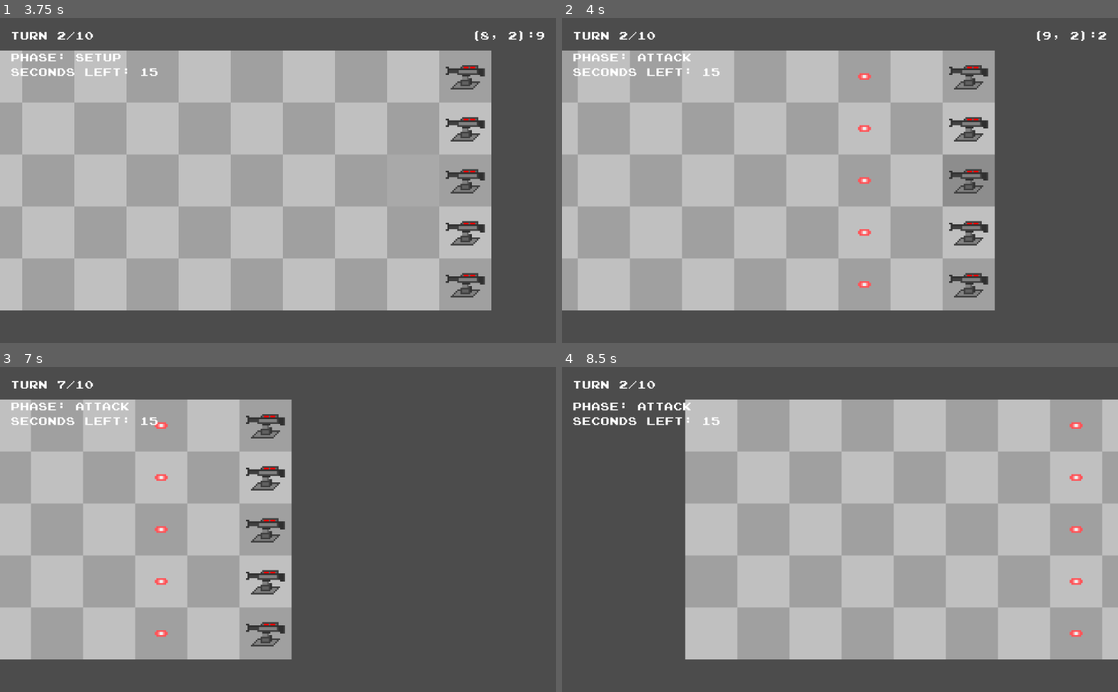
Above: before the commit, frames 1-4 (two rows, left to right).
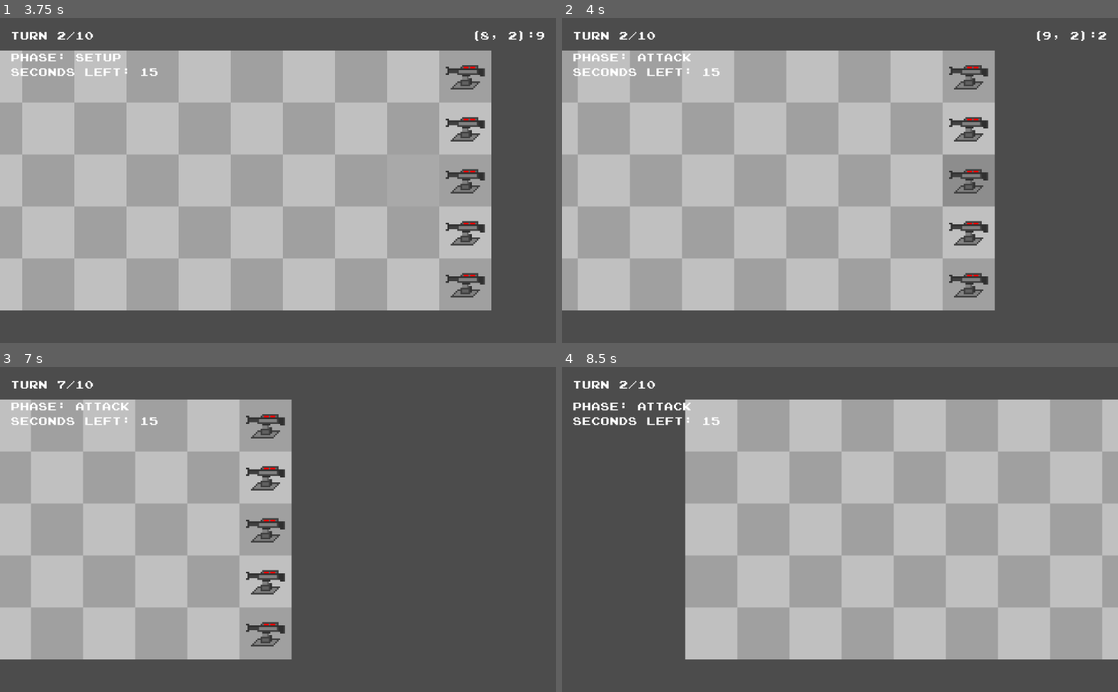
Above: after the commit, the same moments.

Repository: Exospud/Ephemera
Game: Godot game, scene res://screens/title/TitleScreen.tscn
Same seed, same stepped clock (60 frames per second), same inputs: the game is played once before the commit and once after it.
Inputs (mouse positions are in pixels of both pictures, inside the frame that each line leads up to):
- Up to frame 1 (3.75 s): click "Play" at 0.5 s; click "Back" at 1.25 s; click "Play" at 2 s; click "Test Level" at 2.75 s; tap Enter (ui_accept) at 3.5, 3.6 s; move the mouse to (400, 164) at 3.52 s; hold Right (ui_right) from 3.53 s (still down)
- Up to frame 2 (4 s): keep holding Right (ui_right); tap Enter (ui_accept) at 3.77 s
- Up to frame 3 (7 s): tap Enter (ui_accept) at 4.07, 4.35, 4.52, 4.82, 5.1, 5.85, 6.02, 6.32, 6.6, 6.77 s; move the mouse to (166, 545) at 4.27 s; release Right (ui_right) at 4.28 s; hold Down (ui_down) 4.28-5.03 s; move the mouse to (333, 458) at 5.02 s; hold Right (ui_right) 5.03-5.78 s; move the mouse to (250, 594) at 5.77 s; hold Up (ui_up) 5.78-6.53 s; move the mouse to (444, 578) at 6.52 s; hold Left (ui_left) from 6.53 s (still down)
- Up to frame 4 (8.5 s): tap Enter (ui_accept) at 7.07, 8, 8.1, 8.27 s; tap Escape (ui_cancel) at 7.15 s; release Left (ui_left) at 7.25 s; click "Restart" at 7.25 s; move the mouse to (673, 480) at 8.02 s; hold Left (ui_left) from 8.03 s (still down)

Frame 1 is identical in both runs. In frame 2, 0.2% of the frame differs, in the area x 53-56%, y 16-84%; in frame 3, 0.2%, in the area x 27-31%, y 16-84%; in frame 4, 0.2%.

Commit message:
Implemented unit attacking and win condition
+ various refactors

Diff:
--- a/game/entities/Deployable.gd
+++ b/game/entities/Deployable.gd
@@ -13,14 +13,14 @@
 
 
 ## Returns the manhattan distance between this entity and the specified cell
-func dist(cell: Vector2) -> int:
-	var diff := cell - self.cell
+func dist(target: Vector2) -> int:
+	var diff := target - self.cell
 	return int(abs(diff.x) + abs(diff.y))
 
 
 ## Sets the cell this entity is occupying, if possible
-func set_cell(cell: Vector2):
-	cell = cell.round()
-	if _level.cell_available(cell):
-		self.cell = cell;
-		position = _map.map_to_world(cell) + _map.cell_size * 0.5
+func set_cell(target: Vector2):
+	target = target.round()
+	if _level.cell_available(target):
+		self.cell = target;
+		position = _map.map_to_world(target) + _map.cell_size * 0.5
--- a/game/entities/Entity.gd
+++ b/game/entities/Entity.gd
@@ -4,13 +4,14 @@
 
 enum Alignment { FRIENDLY, NEUTRAL, ENEMY }
 
-export var max_health := 10 # set to <= 0 if entity cannot take damage
+export var max_health : int = 10 # set to <= 0 if entity cannot take damage
 export(Alignment) var alignment := Alignment.NEUTRAL
 
-onready var _health := max_health
+onready var _health : int = max_health
 onready var _level := get_parent()
 onready var _stage := _level.get_parent()
 onready var _map = $"../../Map"
+onready var sprite : Sprite = $Sprite
 
 
 ## Called when the node enters the scene tree for the first time.
@@ -29,6 +30,30 @@
 		on_death()
 
 
+func _check_bounds():
+	var despawn_buffer := 16
+	var map_size = _map.cell_size * _map.get_used_rect().size
+
+	if position.x < -(sprite.texture.get_width() + despawn_buffer):
+		on_death()
+	if position.y < -(sprite.texture.get_height() + despawn_buffer):
+		on_death()
+	if position.x > map_size.x + sprite.texture.get_width() + despawn_buffer:
+		on_death()
+	if position.y > map_size.y + sprite.texture.get_height() + despawn_buffer:
+		on_death()
+
+
+## Defines the script executed by this entity when a turn starts
+func on_turn_start():
+	pass
+
+
+## Defines the script executed by this entity when a turn ends
+func on_turn_end():
+	pass
+
+
 ## Plays this entity's death sequence
 func on_death():
 	queue_free()
--- a/game/entities/Entity.tscn
+++ b/game/entities/Entity.tscn
@@ -3,7 +3,7 @@
 [ext_resource path="res://game/entities/Entity.gd" type="Script" id=1]
 [ext_resource path="res://assets/missing.png" type="Texture" id=2]
 
-[node name="Entity" type="Area2D"]
+[node name="Entity" type="Area2D" groups=["entities"]]
 script = ExtResource( 1 )
 __meta__ = {
 "_edit_lock_": true
--- a/game/entities/projectiles/Projectile.gd
+++ b/game/entities/projectiles/Projectile.gd
@@ -6,50 +6,39 @@
 export var pierce := 1
 export(Vector2) var velocity := Vector2.LEFT * 10 # tiles/second
 
-onready var sprite := $Sprite
+
+## Sets the projectile's initial values
+func init(pos, rot, align):
+	self.position = pos
+	self.rotation = rot + PI/2
+	self.alignment = align
 
 
-## Sets the projectile's initial values
-func init(pos, rot, alignment):
-	self.position = pos
-	self.rotation = rot + PI/2
-	self.alignment = alignment
-
-
-## Called every frame. 'delta' is the elapsed time since the previous frame.
-func _process(delta):
+## Called at a constant rate. 'delta' is the elapsed time since the previous frame.
+func _physics_process(delta):
 	position += 32 * velocity * delta
 	_check_bounds()
 
 
 ## Checks for valid projectile collisions
-func _collide(area):
+func _collide(entity: Entity):
 	# Don't hit units of the same alignment
-	if area.alignment == alignment: return
+	if entity.alignment == alignment: return
 
 	# Don't hit healthless units (eg. other projectiles)
-	if area.max_health <= 0: return
+	if entity.max_health <= 0: return
 
 	# Prevent double-hits
 	if pierce <= 0: return
 
 	# otherwise, deal damage and delete the projectile if out of pierce
-	area.adjust_health(-damage)
+	entity.adjust_health(-damage)
 	pierce -= 1
 
 	if pierce <= 0:
 		on_death()
 
 
-func _check_bounds():
-	var despawn_buffer := 32
-	var map_size = _map.cell_size * _map.get_used_rect().size
-
-	if position.x < -despawn_buffer:
-		on_death()
-	if position.y < -despawn_buffer:
-		on_death()
-	if position.x > map_size.x + despawn_buffer:
-		on_death()
-	if position.y > map_size.y + despawn_buffer:
-		on_death()
+## (OVERRIDE)
+func on_turn_end():
+	on_death()
--- a/game/entities/projectiles/Projectile.tscn
+++ b/game/entities/projectiles/Projectile.tscn
@@ -9,6 +9,7 @@
 
 [node name="Projectile" groups=["projectiles"] instance=ExtResource( 1 )]
 script = ExtResource( 2 )
+max_health = -1
 damage = 1
 pierce = 1
 velocity = Vector2( -10, 0 )
--- a/game/entities/towers/Tower.gd
+++ b/game/entities/towers/Tower.gd
@@ -6,18 +6,25 @@
 
 export var attack_delay := 1.0
 
-onready var attack_timer := $AttackTimer
+onready var attack_timer = $AttackTimer
 
 
 ## TEMP: Fires the tower's weapon
 func _use_ability():
-	if _stage.setup_phase:
-		return
-
 	# Creates a new projectile
 	var projectile := PL_PROJECTILE.instance()
 
 	# Fire projectile and resets attack delay
 	projectile.init(position, 0, alignment)
 	_level.add_child(projectile)
+
+
+## (OVERRIDE)
+func on_turn_start():
 	attack_timer.start(attack_delay)
+	attack_timer.set_paused(false)
+
+
+## (OVERRIDE)
+func on_turn_end():
+	attack_timer.set_paused(true)
--- a/game/entities/towers/Tower.tscn
+++ b/game/entities/towers/Tower.tscn
@@ -5,9 +5,9 @@
 [ext_resource path="res://game/entities/towers/cannon.png" type="Texture" id=3]
 
 [sub_resource type="RectangleShape2D" id=1]
-extents = Vector2( 12, 12 )
+extents = Vector2( 8, 8 )
 
-[node name="Tower" instance=ExtResource( 1 )]
+[node name="Tower" groups=["towers"] instance=ExtResource( 1 )]
 script = ExtResource( 2 )
 alignment = 2
 cell = Vector2( 0, 0 )
@@ -19,7 +19,6 @@
 [node name="Collider" parent="." index="1"]
 shape = SubResource( 1 )
 
-[node name="AttackTimer" type="Timer" parent="." index="2" groups=["towers"]]
-autostart = true
+[node name="AttackTimer" type="Timer" parent="." index="2"]
 
 [connection signal="timeout" from="AttackTimer" to="." method="_use_ability"]
--- a/game/entities/units/Unit.gd
+++ b/game/entities/units/Unit.gd
@@ -4,17 +4,55 @@
 
 export(Vector2) var velocity := Vector2.RIGHT # tiles/second
 export var attack_damage := 1
-export var attack_rate := 1
+export var attack_delay := 0.5
 
-onready var sprite := $Sprite
+var _attack_targets = []
+
+onready var _sprite := $Sprite
+onready var _attack_timer := $AttackTimer
 
 
 ## Called when the node enters the scene tree for the first time.
 func _ready():
-	sprite.position += Vector2(randi() % 5 - 2, randi() % 9 - 4)
+	_sprite.position += Vector2(randi() % 5 - 2, randi() % 9 - 4)
 
 
-## Called every frame. 'delta' is the elapsed time since the previous frame.
-func _process(delta):
+## Called at a constant rate. 'delta' is the elapsed time since the previous frame.
+func _physics_process(delta):
 	if not _stage.setup_phase:
-		position += 32 * velocity * delta
+		if _attack_targets.empty():
+			position += 32 * velocity * delta
+			_check_bounds()
+
+
+## Checks for valid attack targets
+func _on_area_enter(entity: Entity):
+	# Don't attack units of the same alignment
+	if entity.alignment == alignment: return
+
+	# Don't attack healthless units (eg. other projectiles)
+	if entity.max_health <= 0: return
+
+	_attack_targets.append(entity)
+
+	if _attack_timer.is_stopped():
+		_attack()
+
+
+## Remove target from attack targets if possible
+func _on_area_exit(entity: Entity):
+	_attack_targets.erase(entity)
+
+
+## Attacks a target in range if one can be found
+func _attack():
+	if _attack_targets.empty():
+		return
+
+	_attack_targets[0].adjust_health(-attack_damage)
+	_attack_timer.start(attack_delay)
+
+
+## (OVERRIDE)
+func on_turn_end():
+	on_death()
--- a/game/entities/units/Unit.tscn
+++ b/game/entities/units/Unit.tscn
@@ -13,7 +13,7 @@
 cell = Vector2( 0, 0 )
 velocity = Vector2( 1, 0 )
 attack_damage = 1
-attack_rate = 1
+attack_delay = 0.5
 
 [node name="Sprite" parent="." index="0"]
 texture = ExtResource( 3 )
@@ -23,3 +23,7 @@
 
 [node name="AttackTimer" type="Timer" parent="." index="2"]
 one_shot = true
+
+[connection signal="area_entered" from="." to="." method="_on_area_enter"]
+[connection signal="area_exited" from="." to="." method="_on_area_exit"]
+[connection signal="timeout" from="AttackTimer" to="." method="_attack"]
--- a/game/levels/Level.tscn
+++ b/game/levels/Level.tscn
@@ -9,17 +9,17 @@
 "_edit_lock_": true
 }
 
-[node name="Tower" parent="." groups=["entities"] instance=ExtResource( 3 )]
+[node name="Tower" parent="." instance=ExtResource( 3 )]
 cell = Vector2( 9, 0 )
 
-[node name="Tower2" parent="." groups=["entities"] instance=ExtResource( 3 )]
+[node name="Tower2" parent="." instance=ExtResource( 3 )]
 cell = Vector2( 9, 1 )
 
-[node name="Tower3" parent="." groups=["entities"] instance=ExtResource( 3 )]
+[node name="Tower3" parent="." instance=ExtResource( 3 )]
 cell = Vector2( 9, 2 )
 
-[node name="Tower4" parent="." groups=["entities"] instance=ExtResource( 3 )]
+[node name="Tower4" parent="." instance=ExtResource( 3 )]
 cell = Vector2( 9, 3 )
 
-[node name="Tower5" parent="." groups=["entities"] instance=ExtResource( 3 )]
+[node name="Tower5" parent="." instance=ExtResource( 3 )]
 cell = Vector2( 9, 4 )
--- a/game/stage/Stage.gd
+++ b/game/stage/Stage.gd
@@ -7,7 +7,6 @@
 onready var _turn_label : Label = $"../HUD/TurnLabel"
 onready var _time_label : Label = $"../HUD/TimeLabel"
 
-# TODO: redesign and replace system
 var turn_number := 0
 var time_elapsed := 0.0
 var setup_phase := true
@@ -51,16 +50,23 @@
 func _start_turn():
 	setup_phase = false
 
+	for e in get_tree().get_nodes_in_group("entities"):
+		e.on_turn_start()
+
 
 ## Completes the current turn and advances the current game by one turn if possible
 func _end_turn():
-	for e in get_tree().get_nodes_in_group("projectiles"):
-		e.on_death()
-	for e in get_tree().get_nodes_in_group("units"):
-		e.on_death()
+	for e in get_tree().get_nodes_in_group("entities"):
+		e.on_turn_end()
+
+	# The level is considered won if all towers are destroyed
+	if get_tree().get_nodes_in_group(str(Entity.Alignment.ENEMY)).empty():
+		get_tree().change_scene("res://screens/win/WinScreen.tscn")
+		return
 
 	turn_number += 1
 
+	# The level is considered lost if the turn limit has been exceeded
 	if turn_number > _level.max_turns:
 		get_tree().change_scene("res://screens/loss/LossScreen.tscn")
 
--- /dev/null
+++ b/screens/win/WinScreen.gd
@@ -0,0 +1,25 @@
+extends Panel
+
+
+## Called every frame. 'delta' is the elapsed time since the previous frame.
+func _process(delta):
+	if Input.is_action_just_pressed("ui_accept"):
+		_next_level()
+
+	if Input.is_action_just_pressed("ui_cancel"):
+		_quit_to_title()
+
+
+## Initializes and plays the next available level
+func _next_level():
+	print("Not implemented yet :(")
+
+
+## Renitializes and replays the last attempted level
+func _retry_level():
+	get_tree().change_scene("res://screens/play/PlayScreen.tscn")
+
+
+## Sends the user back to the title screen
+func _quit_to_title():
+	get_tree().change_scene("res://screens/title/TitleScreen.tscn")
--- /dev/null
+++ b/screens/win/WinScreen.tscn
@@ -0,0 +1,57 @@
+[gd_scene load_steps=4 format=2]
+
+[ext_resource path="res://assets/ui/TextLabel.tscn" type="PackedScene" id=1]
+[ext_resource path="res://assets/ui/buttons/TextButton.tscn" type="PackedScene" id=2]
+[ext_resource path="res://screens/win/WinScreen.gd" type="Script" id=3]
+
+[node name="WinScreen" type="Panel"]
+anchor_right = 1.0
+anchor_bottom = 1.0
+script = ExtResource( 3 )
+__meta__ = {
+"_edit_lock_": true
+}
+
+[node name="ScreenLabel" parent="." instance=ExtResource( 1 )]
+anchor_left = 0.5
+anchor_top = 0.1
+anchor_right = 0.5
+anchor_bottom = 0.1
+margin_left = -225.5
+margin_top = -30.0
+margin_right = 225.5
+margin_bottom = 30.0
+text = "Level Clear"
+
+[node name="NextButton" parent="." instance=ExtResource( 2 )]
+anchor_left = 0.5
+anchor_top = 0.38
+anchor_right = 0.5
+anchor_bottom = 0.38
+text = "Next"
+__meta__ = {
+"_edit_lock_": true,
+"_editor_description_": "TODO: remove this and replace with something else"
+}
+
+[node name="ReplayButton2" parent="." instance=ExtResource( 2 )]
+anchor_left = 0.5
+anchor_top = 0.5
+anchor_right = 0.5
+anchor_bottom = 0.5
+text = "REplay"
+__meta__ = {
+"_edit_lock_": true,
+"_editor_description_": "TODO: remove this and replace with something else"
+}
+
+[node name="QuitButton" parent="." instance=ExtResource( 2 )]
+anchor_left = 0.5
+anchor_top = 0.62
+anchor_right = 0.5
+anchor_bottom = 0.62
+text = "Quit"
+
+[connection signal="pressed" from="NextButton" to="." method="_next_level"]
+[connection signal="pressed" from="ReplayButton2" to="." method="_retry_level"]
+[connection signal="pressed" from="QuitButton" to="." method="_quit_to_title"]
